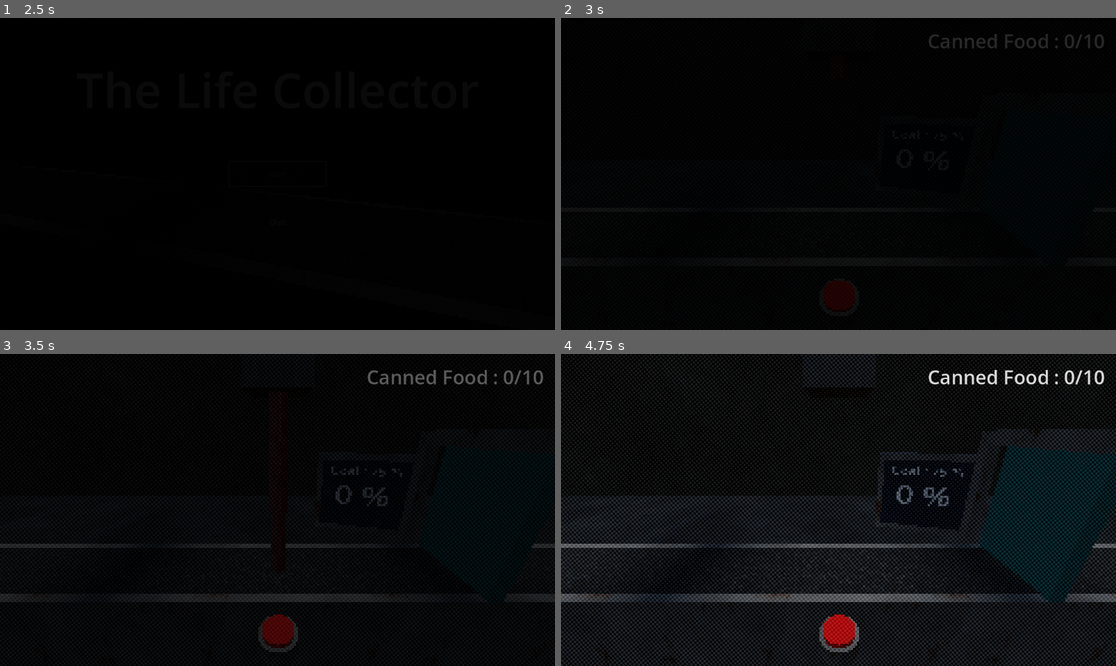
Above: before the commit, frames 1-4 (two rows, left to right).
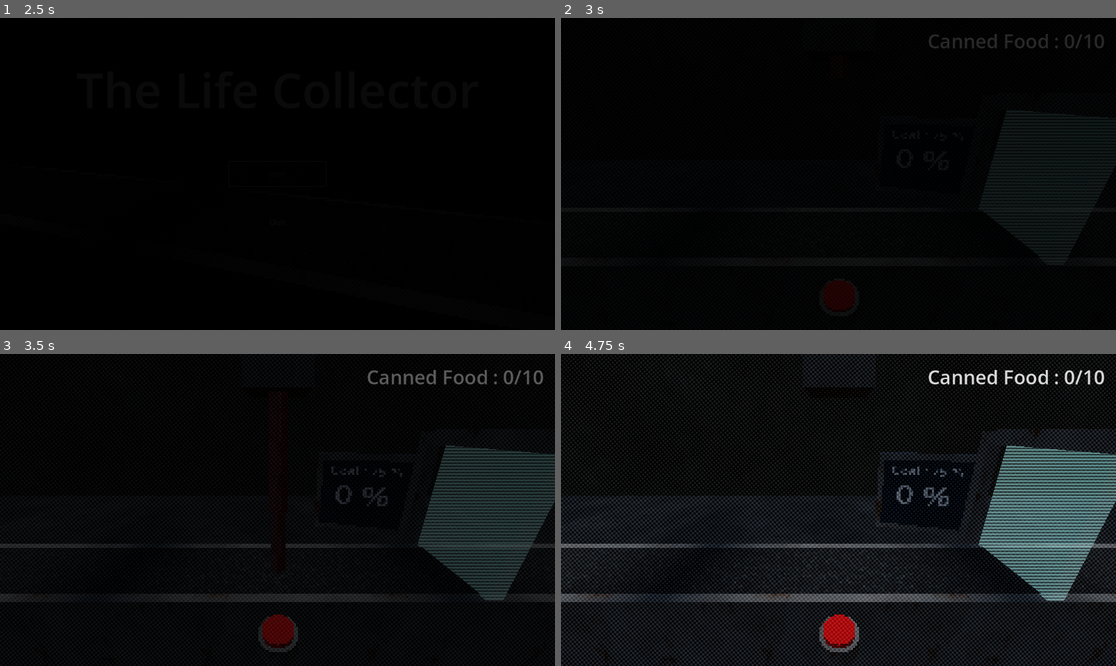
Above: after the commit, the same moments.

Repository: Miit0s/the-life-collector
Game: Godot game, scene res://Scene/Menu/menu.tscn
Two runs of this game, one before a commit and one after it. Both use one fixed random seed, a clock stepped at 60 frames per second and the inputs below.
Inputs (mouse positions are in pixels of both pictures, inside the frame that each line leads up to):
- Up to frame 1 (2.5 s): click "Start" at 0.5 s; move the mouse to (399, 158) at 1.27 s; press the mouse at (399, 158) at 1.28 s; hold D (right) 1.28-2.03 s; tap Space (jump) at 1.52, 2.27 s; move the mouse to (166, 189) at 2.02 s; release the mouse at (166, 189) at 2.03 s; hold S (backward) from 2.03 s (still down); click (166, 189) at 2.1 s
- Up to frame 2 (3 s): tap Enter at 2.75 s; move the mouse to (894, 105) at 2.77 s; release S (backward) at 2.78 s; press the mouse at (894, 105) at 2.78 s; hold D (right) from 2.78 s (still down)
- Up to frame 3 (3.5 s): keep holding D (right)
- Up to frame 4 (4.75 s): move the mouse to (810, 572) at 3.52 s; release D (right) at 3.53 s; release the mouse at (810, 572) at 3.53 s; hold W (forward) 3.53-4.28 s; click (810, 572) at 3.6 s; tap Space (jump) at 3.77, 4.52 s; move the mouse to (1005, 556) at 4.27 s; press the mouse at (1005, 556) at 4.28 s; hold A (left) from 4.28 s (still down)

Frame 1 is identical in both runs. In frame 2, 0.4% of the frame differs, in the area x 75-100%, y 29-80%; in frame 3, 5.6%; in frame 4, 8.6%.

Commit message:
Work around to fix alpha material not visible with full screen shader

Diff:
--- a/Material/game_shader_material.tres
+++ b/Material/game_shader_material.tres
@@ -1,11 +1,10 @@
 [gd_resource type="ShaderMaterial" load_steps=2 format=3 uid="uid://d3rpip2gwt8dw"]
 
-[ext_resource type="Shader" uid="uid://b2rfu87le5x02" path="res://Shader/PixaltedHorrorShader.gdshader" id="1_h68vv"]
+[ext_resource type="Shader" uid="uid://b2rfu87le5x02" path="res://Shader/pixalted_horror_shader.gdshader" id="1_h68vv"]
 
 [resource]
-render_priority = 0
+render_priority = -128
 shader = ExtResource("1_h68vv")
-shader_parameter/luminance = Color(0.3086, 0.6094, 0.082, 1)
 shader_parameter/brightness = 0.8999999798832
 shader_parameter/contrast = 1.0
 shader_parameter/scale = 1.0
--- a/Objects/Player/player.gd
+++ b/Objects/Player/player.gd
@@ -69,7 +69,7 @@
 		label.text = ""
 		return
 
-	#This code return error sometimes because the object is queue_free. To fix that, I should probably only desctivate it
+	#TODO: This code return error sometimes because the object is queue_free. To fix that, I should probably only desctivate it
 	var collider = ray_cast_3d.get_collider()
 	var shape_id = ray_cast_3d.get_collider_shape()
 	var owner_id = collider.shape_find_owner(shape_id)
--- a/Objects/Scanner/scanner.tscn
+++ b/Objects/Scanner/scanner.tscn
@@ -1,7 +1,8 @@
-[gd_scene load_steps=12 format=3 uid="uid://pgi5i7kedui"]
+[gd_scene load_steps=13 format=3 uid="uid://pgi5i7kedui"]
 
 [ext_resource type="Script" uid="uid://bkj0yesk1ob84" path="res://Objects/Scanner/scanner.gd" id="1_twtln"]
 [ext_resource type="Material" uid="uid://bh07flmwmclfc" path="res://Material/factory_machine.tres" id="2_h54np"]
+[ext_resource type="Shader" uid="uid://die3kmkd5j6qd" path="res://Shader/holographic.gdshader" id="3_gpl4n"]
 [ext_resource type="PackedScene" uid="uid://crui8dxa12lx3" path="res://UISystem/ScanSystem/scan_system.tscn" id="3_nmeba"]
 
 [sub_resource type="BoxMesh" id="BoxMesh_kdp30"]
@@ -10,11 +11,20 @@
 [sub_resource type="BoxMesh" id="BoxMesh_twtln"]
 size = Vector3(1, 0.1, 0.1)
 
-[sub_resource type="StandardMaterial3D" id="StandardMaterial3D_h54np"]
-albedo_color = Color(0, 0.52631307, 0.5263129, 0.27450982)
+[sub_resource type="ShaderMaterial" id="ShaderMaterial_qvkj6"]
+render_priority = 0
+shader = ExtResource("3_gpl4n")
+shader_parameter/opacity = 0.35
+shader_parameter/core_colour = Color(1, 1, 1, 1)
+shader_parameter/fresnel_strength = 0.8
+shader_parameter/fresnel_colour = Color(1, 1, 1, 1)
+shader_parameter/enable_scan_lines = true
+shader_parameter/scan_speed = 1.0
+shader_parameter/scan_colour = Color(0, 1, 1, 1)
+shader_parameter/line_density = 100.0
 
 [sub_resource type="BoxMesh" id="BoxMesh_nmeba"]
-material = SubResource("StandardMaterial3D_h54np")
+material = SubResource("ShaderMaterial_qvkj6")
 size = Vector3(0.58, 1, 0.09)
 
 [sub_resource type="BoxMesh" id="BoxMesh_h54np"]
--- a/Scene/House/house.tscn
+++ b/Scene/House/house.tscn
@@ -9,6 +9,7 @@
 [ext_resource type="ArrayMesh" uid="uid://c7k2lgt4ndtkp" path="res://Model/Collector.obj" id="4_53t7d"]
 [ext_resource type="Texture2D" uid="uid://b44d8g77k0wjm" path="res://Textures/GameTexture/pixelated_old_door.jpg" id="5_dl7y5"]
 [ext_resource type="Material" uid="uid://btimwm747wkms" path="res://Material/fridge.tres" id="6_0p06j"]
+[ext_resource type="Texture2D" uid="uid://cf2iudyifhepn" path="res://Textures/GameTexture/PixaltedFridgeGrid.png" id="7_ssyd2"]
 [ext_resource type="Texture2D" uid="uid://dxgjuoj2gvnv4" path="res://Textures/GameTexture/vc_mattress.png" id="8_pw7id"]
 [ext_resource type="Material" uid="uid://dognrpwyuc2jt" path="res://Material/canned_food.tres" id="10_ssyd2"]
 
@@ -102,6 +103,10 @@
 "vertex_count": 84,
 "vertex_data": PackedByteArray("AAAAvwAAoL8AAEC/AAAAvwAAoD8AAEC/AAAAvwAAoL8AAEA/AAAAvwAAoL8AAEC/AAAAvwAAoL8AAEA/AAAAPwA …(2155 unchanged characters)…
 }]
+
+[sub_resource type="StandardMaterial3D" id="StandardMaterial3D_lbsqy"]
+transparency = 1
+albedo_texture = ExtResource("7_ssyd2")
 
 [sub_resource type="PlaneMesh" id="PlaneMesh_pw7id"]
 size = Vector2(1.2, 0.8)
@@ -463,7 +468,7 @@
 
 [node name="MeshInstance3D" type="MeshInstance3D" parent="Props/Fridge"]
 transform = Transform3D(-4.371139e-08, 0, 1, 0, 1, 0, -1, 0, -4.371139e-08, 0, 0, 0)
-material_override = ExtResource("6_0p06j")
+material_override = SubResource("StandardMaterial3D_lbsqy")
 mesh = SubResource("PlaneMesh_pw7id")
 
 [node name="DoorMovePoint" type="Marker3D" parent="Props/Fridge"]
--- /dev/null
+++ b/Shader/holographic.gdshader
@@ -0,0 +1,68 @@
+shader_type spatial;
+render_mode blend_mix, depth_draw_always, cull_back, unshaded;
+
+group_uniforms textures;
+
+uniform sampler2D albedo_texture;
+
+group_uniforms hologram;
+
+uniform float opacity : hint_range(0.0, 1.0) = 0.35;
+uniform vec4 core_colour : source_color = vec4(1.0, 1.0, 1.0, 1.0);
+
+uniform float fresnel_strength : hint_range(0.0, 5) = 0.8;
+uniform vec3 fresnel_colour : source_color = vec3(1.0, 1.0, 1.0);
+
+group_uniforms scan_lines;
+
+uniform bool enable_scan_lines = true;
+uniform float scan_speed : hint_range(-5.0, 5.0, 0.1) = 1.0;
+uniform vec4 scan_colour : source_color = vec4(0.0, 1.0, 0.0, 1.0);
+
+uniform float line_density: hint_range(1, 200, 1) = 100;
+
+varying vec4 screen_pos;
+
+vec4 holo_effect(vec3 normal, vec3 view, vec2 uv) {
+  float fresnel_factor = pow(1.0 - dot(normal, view), 2.0) * fresnel_strength;
+  vec3 fresnel = fresnel_colour * fresnel_factor;
+
+  vec4 base_texture = texture(albedo_texture, uv);
+  vec3 holo_base_colour = base_texture.rgb * core_colour.rgb;
+
+  vec4 final_colour = vec4(holo_base_colour, core_colour.a);
+  final_colour.rgb += fresnel;
+
+  float final_alpha = core_colour.a * opacity;
+  final_colour.a = clamp(final_alpha, 0.0, 1.0);
+  return final_colour;
+}
+
+vec4 scan_effect(float time, vec3 normal, vec3 view) {
+    vec3 ndc = screen_pos.xyz / screen_pos.w;
+    vec2 screen_uv = (ndc.xy + 1.0) * 0.5;
+
+    float time_offset = time * scan_speed;
+    float scan_pattern = fract(screen_uv.y * line_density - time_offset);
+
+    float scan_line = 1.0 - smoothstep(0.0, 0.5, min(scan_pattern, 1.0 - scan_pattern));
+
+    vec4 final_colour = scan_colour;
+    final_colour.a = scan_line * scan_colour.a;
+    return final_colour;
+}
+
+void vertex() {
+    screen_pos = PROJECTION_MATRIX * MODELVIEW_MATRIX * vec4(VERTEX, 1.0);
+}
+
+void fragment() {
+    vec4 final_colour = holo_effect(NORMAL, VIEW, UV);
+    if(enable_scan_lines) {
+      final_colour = mix(final_colour, scan_effect(TIME, NORMAL, VIEW), 0.5);
+    }
+
+    EMISSION = final_colour.rgb;
+    ALBEDO = final_colour.rgb;
+    ALPHA = final_colour.a;
+}
--- a/Shader/PixaltedHorrorShader.gdshader
+++ b/Shader/pixalted_horror_shader.gdshader
@@ -1,12 +1,13 @@
 shader_type spatial;
-render_mode unshaded, fog_disabled;
+render_mode unshaded, fog_disabled, cull_disabled, depth_draw_never, depth_test_disabled, blend_mix;
 
 uniform float brightness: hint_range(0.01, 20.0, .01) = 0.26;
-uniform float contrast: hint_range(1.0, 4.0,  .01) = 3.0;
+uniform float contrast: hint_range(1.0, 4.0, .01) = 3.0;
 uniform float scale: hint_range(0.1, 10.0, .01) = 1.0;
 uniform float rotation: hint_range(0.00, 6.28, .01) = 0.08;
 uniform float resolution_downsampling: hint_range(1.0, 8.0, 1.0) = 4.0;
 uniform float matrix_intensity: hint_range(0.0, 0.5, 0.001) = 0.05;
+
 uniform sampler2D screen_texture: hint_screen_texture, filter_nearest, repeat_disable;
 
 mat2 rotate(float a) {
@@ -16,7 +17,7 @@
 }
 
 void vertex() {
-	POSITION = vec4(VERTEX.xy, 1.0, 1.0);
+	POSITION = vec4(VERTEX.xy, CLIP_SPACE_FAR, 1.0);
 }
 
 float dot_matrix(vec2 uv) {
Not shown: 1 places in Scene/House/house.tscn that only renumber resources
Not shown, added: Shader/holographic.gdshader.uid
Renamed: Shader/PixaltedHorrorShader.gdshader.uid -> Shader/pixalted_horror_shader.gdshader.uid
